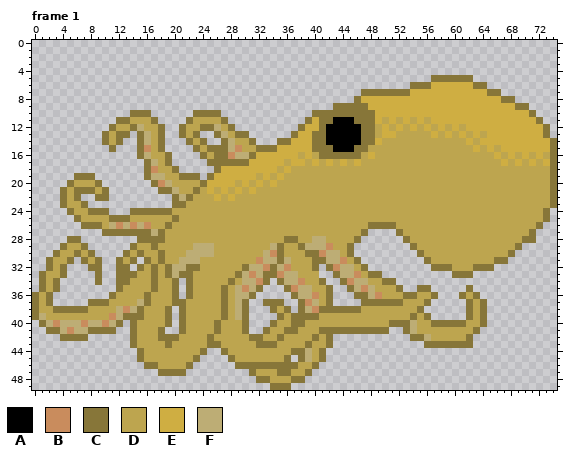
A pixel-art file gets an edit: assets/art/octopus.aseprite. The picture above is the old version.
75x50 pixels, 2 frames. Shown: frame 1. The commit also changed other frames, which this record leaves out.
Palette (. is transparent): A #000000  B #c98c5d  C #877639  D #bda54f  E #cfae42  F #bdad75
Pixels before, frame 1 (only the part around the change), first column x 0:
 0 ...........................................................................
 1 ...........................................................................
 2 ...........................................................................
 3 ...........................................................................
 4 ...........................................................................
 5 .........................................................CCCCCC............
 6 ......................................................CCCEEEEEECC..........
 7 ...............................................CCCCCCCEEEEEEEEEEECC........
 8 ..............................................CEEEEEEEEEEEEEEEEEEEECC......
 9 ...........................................CCCCCEEEEEEEEEEEEEEEEEEEEECC....
10 ..............CCC......CCCC.............CCCCCCCCCEEEEEEEEEEEEEEEEEEEEEEC...
11 ............CCDDDC....CDDDDC...........CECCAAACCCEDEDEDEDEEEEEEEEEEEEEEEC..
12 ...........CDDCFDDC..CDDCCFDC.........CEECAAAAACCDEDEDEDEDEDEDEEEEEEEEEEEC.
13 ..........CDCC.CFDC..CDC..CFDCC......CEECCAAAAACCDEEDDDDDEDEDEDEDEEEEEEEEC.
14 ..........CDC..CFDC...CDC..CFDDC...CCEEECCAAAAACCEDDDDDDDDDDDDEDEEEEEEEEEEC
15 ...........C...CBDC....CDCCCFBDDCCCEEEEECCCAAACCDDDDDDDDDDDDDDDEDEDEEEEEEEC
16 ...............CFDDC....CDCCBFFCEEEEEEDEDCCCCCCDEDDDDDDDDDDDDDDDDDEDEDEDEDC
17 ................CFDC.....CCCCCCEEEEEDEEDEDEDEDEDDDDDDDDDDDDDDDDDDDDEDEDEDEC
18 ................CBDDC.....CEEEEEEEEDEDDDDDDDDDDDDDDDDDDDDDDDDDDDDDDDDDDDDDC
19 ......CCC.......CFFDDCCC.CEEEEEEDEDEDDDDDDDDDDDDDDDDDDDDDDDDDDDDDDDDDDDDDDC
20 .....CDDDC.......CBFDDDDCEEEEDEDEDEDDDDDDDDDDDDDDDDDDDDDDDDDDDDDDDDDDDDDDDC
21 ....CDCCCDC.......CCFDDCDEDEDEDEDDDDDDDDDDDDDDDDDDDDDDDDDDDDDDDDDDDDDDDDDDC
22 ....CDC..CC.........CFCDDDEDEDDDDDDDDDDDDDDDDDDDDDDDDDDDDDDDDDDDDDDDDDDDDDC
23 ....CDDC............CCDDDDDDDDDDDDDDDDDDDDDDDDDDDDDDDDDDDDDDDDDDDDDDDDDDDDC
24 .....CDDCCC...CCCCCCDDDDDDDDDDDDDDDDDDDDDDDDDDDDDDDDDDDDDDDDDDDDDDDDDDDDDC.
25 ......CDDDDCCCDDDDDDCDDDDDDDDDDDDDDDDDDDDDDDDDDDDDDDDDDDDDDDDDDDDDDDDDDDDC.
26 .......CCCDFBFBFBDDCDDDDDDDDDDDDDDDDDDDDDDDDDDDDCCCCDDDDDDDDDDDDDDDDDDDDC..
27 ..........CCCCCCCFCDDDDDDDDDDDDDDDDDDDDDDDDDDDDC....CDDDDDDDDDDDDDDDDDDC...
28 .....CC........CCCCDDDDDDDDDDDDDDDDDCCDDFFDDDDC......CDDDDDDDDDDDDDDDDCC...
29 ....CDDC......CDDCDDDDDFFFDDDDDDDDFCDDCFFFBDDC........CDDDDDDDDDDDDDDC.....
30 ...CDDCDC....CDCDDCDDDFFFFDDDDDDDFBCDDDCCBFFDC.........CDDDDDDDDDDDDC......
31 ..CDDC.CDC..CDC.CDCDDFFFDDDDDDDDBFFCFDDDCCFFBDC.........CDDDDDDDDDCC.......
32 ..CDC...CC..CC.CDCDCFFCCDDDDDDCFFBCFBDDDC.CBFFDC.........CCCDDDCCC.........
33 .CDDC....C..CCCDDCDCFCCDDDDDDCFBFCCBFFDDD..CFFBDCC..........CCC............
34 .CDC.....C..CCDDDCDDC.CDDDDDCDFFBC.CFFBDDC..CBFFDDCC.......................
35 .CDC........CDDDDCDDC.CDDDDCDFBFC...CBFFDDC..CFBFDDDC..CC.....C............
36 CDC........CDDDDCDDDC.CDDDDCDFFC.....CFFBDC...CCFBDDDCCDDC...CDC...........
37 CDC.....CCCDDDDFCDDDCCDDDDDCDFC..CCC..CBFDC....CCCCCCDDDC.....CDC..........
38 CDDCCCCCDDDDFBFCDDDC.CDDDDDCDFC...CDC.CFBCCCCCCDDDDDDDDC......CDC..........
39 CFDDDDDDDDDBFCCCDDDC.CDDDDDCDFC....CDCCCCDDDDDDDDDDDDDCDC.....CDC..........
40 .CFBFFFBFFBFC.CDDDDC.CDDDDCDDDC...CDDCCDDDDDDDDDDDDCCCFDDCCCCCDDC..........
41 ..CCFBFFCCCC..CDDDC..CDDDDCDDDC..CDDCCDDDCCCCCCCCCC..CFDDDDDDDDC...........
42 ....CCCC......CDDDCCCDDDDCDDDDDCCDDCDDDDCDC...........CCFDDDDDC............
43 ..............CDDDDCDDDDDCCDDDDDCCCDDDDCDDC.............CCCCCCC............
44 ...............CDDDDDDDDC..CDDDDDDDDDCCFDC.................................
45 ...............CDDDDDDDC....CDDDDDDDC.CFDC.................................
46 ................CCDDDDC......CCCCCCCCCDDC..................................
47 ..................CCCC.........CDDDCCDDC...................................
48 ................................CCDDDCC....................................
49 ..................................CCC......................................
New version:
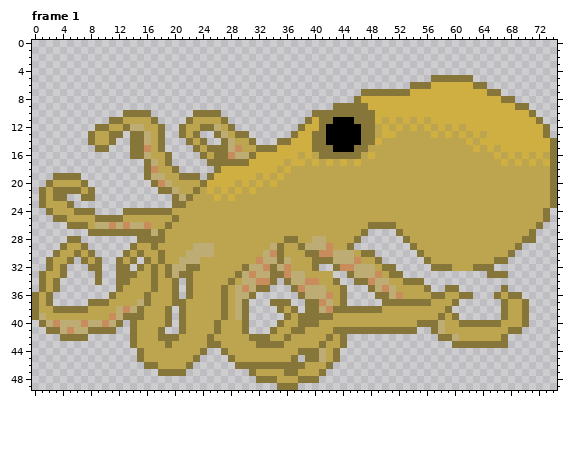
Author's note on the commit: made the octopus animation look less fucking ass!
The edit:
Frame 1:
y 10: x 13 . -> C
y 11: x 11 . -> C; x 13 C -> D
y 12: x 9..11 ..C -> CCD; x 13..14 DC -> CF
y 13: x 8..11 ..CD -> CDDC; x 13..14 C. -> .C
y 14: x 8..12 ..CDC -> CDDC.; x 14 . -> C
y 15: x 9..11 ..C -> CC.; x 14 . -> C
y 16: x 14 . -> C
y 19: x 3..5 ... -> CCC; x 7..8 CC -> ..
y 20: x 2..5 ...C -> CDDD; x 7..9 DDC -> C..
y 21: x 1..3 ... -> CDC; x 5 D -> C; x 7 C -> D; x 9..10 DC -> ..
y 22: x 1..3 ... -> CDC; x 5..10 DC..CC -> ..CC..
y 23: x 1..7 ...CDDC -> CDDDC..
y 24: x 2..7 ...CDD -> CDDDCC; x 9..10 CC -> ..; x 13 . -> C
y 25: x 3..6 ...C -> CCDD; x 9..10 DD -> CC; x 13 C -> D
y 26: x 5..6 .. -> CC; x 8..14 CCDFBFB -> DFFBFBF
y 27: x 8..9 .. -> CC
y 30: x 42 F -> B; x 44..48 DC... -> FFDCC
y 31: x 42 F -> C; x 44..49 BDC... -> FFBDDC
y 32: x 42..51 CBFFDC.... -> .CBBFFFDCC
y 33: x 33 C -> F; x 35..36 BF -> CB; x 38 D -> F; x 41..52 ..CFFBDCC... -> DD..CFFFBDCC; x 60..62 CCC -> ...; x 65..67 ... -> CCC
y 34: x 33..36 C.CF -> BC.C; x 38..55 BDDC..CBFFDDCC.... -> FBBDDC..CCBFFDDCCC
y 35: x 33 . -> C; x 36..38 CBF -> .CB; x 40..55 DDC..CFBFDDDC..C -> FFDDC...CFBFDDDD; x 59..60 .. -> CC; x 62 C -> .; x 67 . -> C
y 36: x 37..38 CF -> .C; x 40..44 BDC.. -> FFBDC; x 46..54 CCFBDDDCC -> ...CCFBDD; x 58..60 ... -> CDD; x 62..63 DC -> C.; x 66..69 .... -> CDCC
y 37: x 33 C -> .; x 36 . -> C; x 38..44 CBFDC.. -> .CCBFDC; x 47..49 CCC -> ...; x 53..55 DDD -> CCC; x 57..60 .... -> DDDC; x 62..64 CDC -> ...; x 67..70 .... -> CDDC
y 38: x 34..42 CDC.CFBCC -> .CDC.CCFB; x 47..49 DDD -> CCC; x 55..59 C.... -> DDDDC; x 62..64 CDC -> ...; x 67..70 .... -> CDDC
y 39: x 35..37 CDC -> .CD; x 41..42 DD -> CC; x 54 C -> D; x 56..60 C.... -> DDCDC; x 62..64 CDC -> ...; x 67..70 .... -> CDDC
y 40: x 34..35 CD -> .C; x 37 C -> D; x 39..40 DD -> CC; x 51..56 CCCFDD -> DDDDCC; x 58..60 CCC -> FDD; x 62..63 DD -> CC; x 65..70 ...... -> CCDDDC
y 41: x 33..34 CD -> .C; x 36 C -> D; x 38 D -> C; x 41..42 CC -> DD; x 51..52 .. -> CC; x 54..58 FDDDD -> C..CF; x 63..69 C...... -> DDDDDCC
y 42: x 33 D -> C; x 35..36 CD -> DC; x 40 C -> D; x 43..44 .. -> DC; x 54..60 CCFDDDD -> ....CCF; x 62..67 C..... -> DDDDDC
y 43: x 35 D -> C; x 39 C -> D; x 41..44 DC.. -> CDDC; x 56..59 CCCC -> ....; x 63..67 ..... -> CCCCC
y 44: x 37 C -> D; x 39..43 FDC.. -> CCFDC
y 45: x 36..43 C.CFDC.. -> DC.CCFDC
y 46: x 38 D -> C; x 40..42 C.. -> DDC
y 47: x 35 C -> D; x 37 D -> C; x 39..41 C.. -> DDC
y 48: x 34 D -> C; x 37 C -> D; x 39..40 .. -> CC
y 49: x 34 C -> .; x 37 . -> C
Pixel boxes of the changes (left, top, right, bottom) in both pictures:
changed: (39, 110, 137, 236)
changed: (263, 250, 529, 390)
